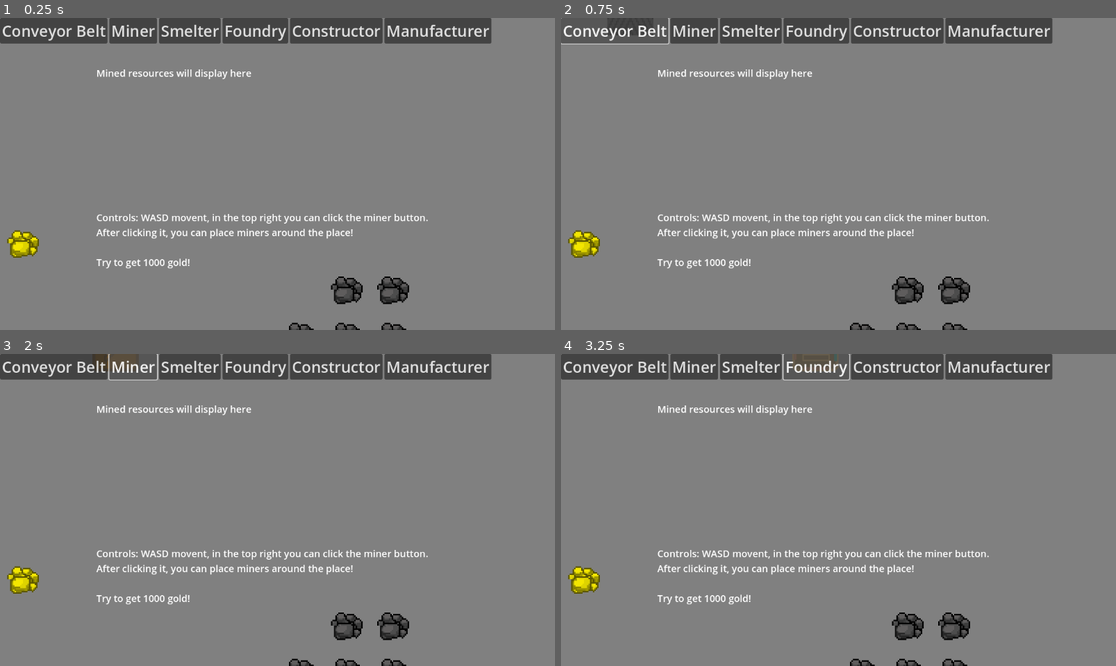
Above: before the commit, frames 1-4 (two rows, left to right).
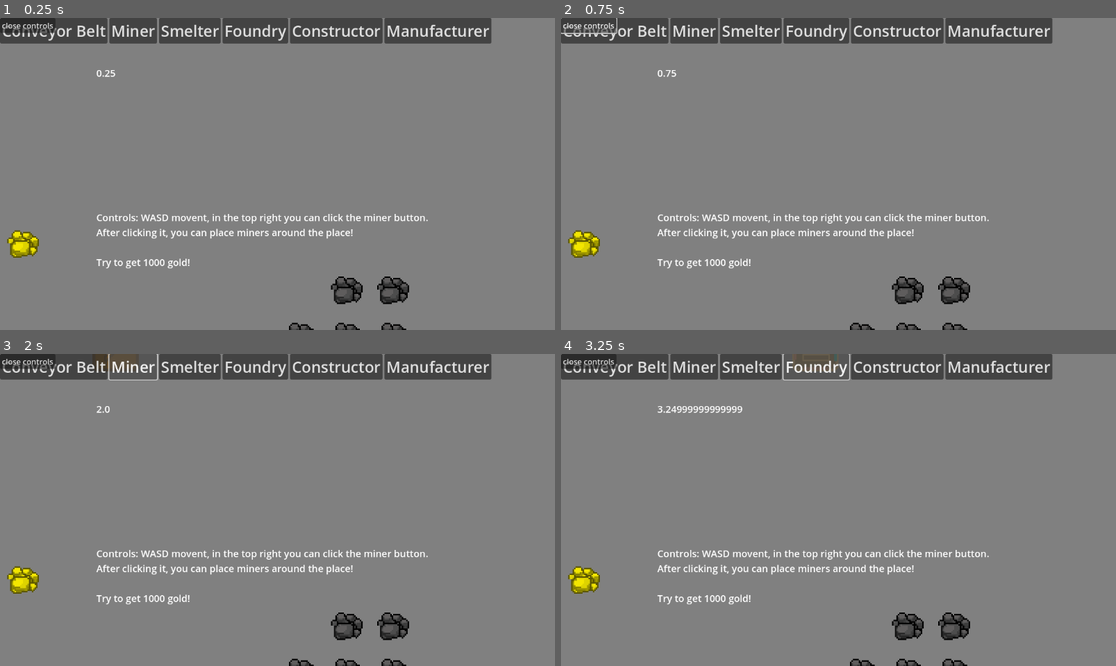
Above: after the commit, the same moments.

Repository: Echowispp/factory-game
Game: Godot game, scene res://main.tscn
The game is run twice, just before and just after one commit, with the same random seed, the same clock (stepped at 60 frames per second) and the same inputs.
Inputs:
- Up to frame 1 (0.25 s): no input
- Up to frame 2 (0.75 s): click "Conveyor Belt" at 0.5 s
- Up to frame 3 (2 s): click "Miner" at 1.25 s
- Up to frame 4 (3.25 s): click "Smelter" at 2 s; click "Foundry" at 2.75 s

The runs differ from the first frame. In frame 1, 0.7% of the frame differs, in the area x 0-46%, y 0-20%; in frame 2, 0.8%; in frame 3, 0.7%; in frame 4, 0.8%.

Commit message:
fixed inputs
also includes more sprites

Diff:
--- a/factory.gd
+++ b/factory.gd
@@ -25,27 +25,6 @@
 
 func _ready():
 	z_index = Z_INDEX
-	sprite = Sprite2D.new()
-	sprite.centered = true
-	add_child(sprite)
-
-	_load_sprite()
-	_setup_progress_bar()
-	_initialize_buffers()
-
-func _load_sprite():
-	if type == "":
-		push_warning("Factory type not set, ERROR loading texture!")
-		sprite.texture = PlaceholderTexture2D.new()
-		return
-
-	var sprite_path = "res://sprites/factories/%s.png" % type
-
-	if ResourceLoader.exists(sprite_path):
-		sprite.texture = load(sprite_path)
-	else:
-		push_warning("Sprite not found: %s" % sprite_path)
-		sprite.texture = PlaceholderTexture2D.new()
 
 func _setup_progress_bar():
 	progress_bar = ProgressBar.new()
@@ -94,51 +73,52 @@
 	var inputs = []
 	var direction = ROTATIONS[rotation_index]
 
+
 	match input_count:
 		0:
 			return []
 		1:
 			match direction:
 				"right":
-					inputs.append(pos + Vector2i(-1, 0))
+					inputs.append(pos + Vector2i(-1, 0))  # left (opposite)
 				"down":
-					inputs.append(pos + Vector2i(0, -1))
+					inputs.append(pos + Vector2i(0, -1))  # up (opposite)
 				"left":
-					inputs.append(pos + Vector2i(1, 0))
+					inputs.append(pos + Vector2i(1, 0))   # right (opposite)
 				"up":
-					inputs.append(pos + Vector2i(0, 1))
+					inputs.append(pos + Vector2i(0, 1))   # down (opposite)
 		2:
 			match direction:
 				"right":
-					inputs.append(pos + Vector2i(0, -1))
-					inputs.append(pos + Vector2i(0, 1))
+					inputs.append(pos + Vector2i(-1, 0))  # left (opposite)
+					inputs.append(pos + Vector2i(0, -1))  # up (90° CCW from right)
 				"down":
-					inputs.append(pos + Vector2i(-1, 0))
-					inputs.append(pos + Vector2i(1, 0))
+					inputs.append(pos + Vector2i(0, -1))  # up (opposite)
+					inputs.append(pos + Vector2i(-1, 0))  # left (90° CCW from down)
 				"left":
-					inputs.append(pos + Vector2i(0, -1))
-					inputs.append(pos + Vector2i(0, 1))
+					inputs.append(pos + Vector2i(1, 0))   # right (opposite)
+					inputs.append(pos + Vector2i(0, 1))   # down (90° CCW from left)
 				"up":
-					inputs.append(pos + Vector2i(-1, 0))
-					inputs.append(pos + Vector2i(1, 0))
+					inputs.append(pos + Vector2i(0, 1))   # down (opposite)
+					inputs.append(pos + Vector2i(1, 0))   # right (90° CCW from up)
 		3:
 			match direction:
 				"right":
-					inputs.append(pos + Vector2i(-1, 0))
-					inputs.append(pos + Vector2i(0, -1))
-					inputs.append(pos + Vector2i(0, 1))
+					inputs.append(pos + Vector2i(-1, 0))  # left (opposite)
+					inputs.append(pos + Vector2i(0, -1))  # up
+					inputs.append(pos + Vector2i(0, 1))   # down
 				"down":
-					inputs.append(pos + Vector2i(-1, 0))
-					inputs.append(pos + Vector2i(0, -1))
-					inputs.append(pos + Vector2i(1, 0))
+					inputs.append(pos + Vector2i(0, -1))  # up (opposite)
+					inputs.append(pos + Vector2i(-1, 0))  # left
+					inputs.append(pos + Vector2i(1, 0))   # right
 				"left":
-					inputs.append(pos + Vector2i(1, 0))
-					inputs.append(pos + Vector2i(0, -1))
-					inputs.append(pos + Vector2i(0, 1))
+					inputs.append(pos + Vector2i(1, 0))   # right (opposite)
+					inputs.append(pos + Vector2i(0, -1))  # up
+					inputs.append(pos + Vector2i(0, 1))   # down
 				"up":
-					inputs.append(pos + Vector2i(-1, 0))
-					inputs.append(pos + Vector2i(0, 1))
-					inputs.append(pos + Vector2i(1, 0))
+					inputs.append(pos + Vector2i(0, 1))   # down (opposite)
+					inputs.append(pos + Vector2i(-1, 0))  # left
+					inputs.append(pos + Vector2i(1, 0))   # right
 
 	return inputs
 
--- a/main.tscn
+++ b/main.tscn
@@ -16,16 +16,16 @@
 texture = ExtResource("2_1bvp3")
 0:0/size_in_atlas = Vector2i(2, 2)
 0:0/0 = 0
-0:0/0/custom_data_0 = "copper"
+0:0/0/custom_data_0 = "copper_ore"
 2:0/size_in_atlas = Vector2i(2, 2)
 2:0/0 = 0
-2:0/0/custom_data_0 = "iron"
+2:0/0/custom_data_0 = "iron_ore"
 2:2/size_in_atlas = Vector2i(2, 2)
 2:2/0 = 0
-2:2/0/custom_data_0 = "gold"
+2:2/0/custom_data_0 = "gold_ore"
 0:2/size_in_atlas = Vector2i(2, 2)
 0:2/0 = 0
-0:2/0/custom_data_0 = "coal"
+0:2/0/custom_data_0 = "coal_ore"
 0:4/size_in_atlas = Vector2i(2, 2)
 0:4/0 = 0
 0:4/0/custom_data_0 = "stone"
@@ -243,3 +243,9 @@
 After clicking it, you can place miners around the place!
 
 Try to get 1000 gold!"
+
+[node name="Button" type="Button" parent="CanvasLayer/PanelContainer"]
+layout_mode = 0
+offset_right = 8.0
+offset_bottom = 8.0
+text = "close controls"
--- a/sim_manager.gd
+++ b/sim_manager.gd
@@ -33,8 +33,10 @@
 var ghost_rotation: int = 0
 var ghost_cell: Vector2i = Vector2i(-1, -1)
 
-var tickrate: float = 1.0;
+var tickrate: float = 8.0;
 var tick_timer = 0.0;
+
+var debug_timer: float = 0.0
 
 signal factory_started
 signal token_consumed
@@ -53,9 +55,12 @@
 	_update_label()
 
 func _update_label():
-	menu_label.text = str(get_global_mouse_position() / 32)
+	menu_label.text = str(debug_timer)
 
 func _process(delta: float):
+
+	debug_timer += delta
+	_update_label()
 
 	if Input.is_action_just_pressed("toggle_pause"):
 		if not paused:
@@ -94,8 +99,6 @@
 		if mouse_cell != ghost_cell:
 			_draw_ghost_tile(mouse_cell)
 
-
-
 func _draw_ghost_tile(cell: Vector2i):
 	ghost_grid.clear()
 
@@ -133,7 +136,6 @@
 				if building_type != "":
 					building_tiles[building_type] = [source_id, atlas_coords, 0]
 
-
 func _update_ghost_tile():
 	is_building_ghost = true
 	ghost_grid.clear()
@@ -152,9 +154,15 @@
 	ghost_grid.modulate = Color(1, 1, 1, 0.5) if can_place else Color(1, 0.3, 0.3, 0.5)
 
 func _sim_tick():
+	print(
+
+	)
+	print("New Tick!")
 	_move_tokens();
 	_process_factories();
 	_do_outputs();
+	_move_tokens();
+
 
 func _register_token(token: Token):
 	all_tokens.append(token);
@@ -172,29 +180,43 @@
 	for i in range(all_tokens.size() - 1, -1, -1):
 		var token = all_tokens[i];
 
+		print("Token: ", token.item)
 
 		if token.target == Vector2i(-1, -1):
 			continue;
 
+
 		if _is_tile_empty(token.target):
 			token.grid_pos = token.target;
-			print(
-
-			)
-			print(token, token.grid_pos)
 			token.target = _get_next_target(token.grid_pos);
 
 			var tween = create_tween()
+
 			tween.tween_property(token, "global_position", grid.map_to_local(token.grid_pos), tickrate)
 			tween.set_ease(Tween.EASE_IN_OUT)
 			tween.set_trans(Tween.TRANS_LINEAR)
 
 		elif _is_factory_input(token.target):
+
+			print("Token ", token.item, " reached factory input at ", token.target)
+
 			var factory = _get_factory_at_input(token.target)
-			if factory and factory.accepts_item(token.item) and factory.input_buffer.size() < factory.max_buffer_size:
-				factory.input_buffer[token.item].append(token);
-				_remove_token(token);
-				token.queue_free();
+
+			if factory and factory.accepts_item(token.item) and factory.has_space_for_item(token.item):
+
+				print("  CONSUMING TOKEN!")
+
+				token.grid_pos = token.target
+				token.global_position = grid.map_to_local(token.grid_pos)
+
+				if not factory.input_buffer.has(token.item):
+					factory.input_buffer[token.item] = []
+				factory.input_buffer[token.item].append({"item": token.item})
+				print("  Added to buffer, buffer now: ", factory.input_buffer[token.item])
+				_remove_token(token)
+				print("  Removed from all_tokens, count now: ", all_tokens.size())
+				token.queue_free()
+				print("  Token queued for deletion")
 				token_consumed.emit(token, factory)
 
 func _process_factories():
@@ -241,14 +263,17 @@
 	for token in all_tokens:
 		if token.grid_pos == pos:
 			return false;
+	if _is_factory_input(pos):
+		return false;
 	return true;
 
 func _is_factory_input(pos: Vector2i) -> bool:
 	for factory in all_factories:
-		for input_pos in factory.get_inputs():
-			if input_pos == pos and not factory.input_buffer.size() > factory.max_buffer_size:
-				return true;
-	return false;
+		var factory_inputs = factory.get_inputs()
+		for input_pos in factory_inputs:
+			if input_pos == pos:
+				return true
+	return false
 
 func _get_factory_at_input(pos: Vector2i) -> Factory:
 	for factory in all_factories:
@@ -259,21 +284,12 @@
 
 func _get_next_target(pos: Vector2i) -> Vector2i:
 	if not grid:
-		print("target (-1, -1), grid not found!")
 		return Vector2i(-1, -1);
 	var tile_data = building_grid.get_cell_tile_data(pos);
 	if not tile_data:
-		print("target (-1, -1), tile custom data not found at ", pos, "!")
 		return Vector2i(-1, -1);
 
-	var build_source_id = building_grid.get_cell_source_id(pos)
-	var build_atlas_coords = building_grid.get_cell_atlas_coords(pos)
-	var build_alt_tile = building_grid.get_cell_alternative_tile(pos)
-	print("Tile at ", pos, " - build Source: ", build_source_id, " build Atlas: ", build_atlas_coords, " build Alt: ", build_alt_tile)
-
 	var direction = tile_data.get_custom_data("direction");
-
-	print('Direction found: "', direction, '"', 'type: "', typeof(direction), '"')
 
 	match direction:
 		"right":
@@ -285,7 +301,6 @@
 		"down":
 			return pos + Vector2i(0, 1);
 		_:
-			print("target (-1, -1), cardinal direction data not found!")
 			return Vector2i(-1, -1);
 
 func _can_start_recipe(factory: Factory) -> bool:
@@ -344,7 +359,6 @@
 	if info == null:
 		push_error("Unknown building: %s" % building_type)
 		return
-
 	building_grid.set_cell(cell, info[0], info[1], rotation_index)
 	if not building_type == "conveyor_belt":
 		_register_building_at(cell, building_type, rotation_index)
@@ -400,6 +414,8 @@
 	building.global_position = grid.map_to_local(cell)
 
 	add_child(building)
+
+	building._update_io_positions()
 
 	_register_factory(building)
 
--- a/smelter.gd
+++ b/smelter.gd
@@ -5,12 +5,14 @@
 
 func _init():
 	type = "smelter";
-	input_count = 0;
+	input_count = 2;
+	print("Smelter at ", pos, " has inputs: ", get_inputs())
+
 	rotation_index = 0;
 	recipe_cont = {"iron_ingot":{
 		"inputs":{
 			"iron_ore": 2,
-			"coal": 1,
+			"coal_ore": 1,
 		},
 		"outputs": {
 			"iron_ingot": 2,
@@ -36,6 +38,7 @@
 
 func _ready() -> void:
 	super._ready();
+	input_count = 2;
 
 func set_active_recipe(recipe: String):
 	if not recipe_cont.has(recipe):
--- a/token.gd
+++ b/token.gd
@@ -37,11 +37,11 @@
 
 func _get_item_color() -> Color:
 	match item:
-		"iron":
+		"iron_ore":
 			return Color("#964");
-		"coal":
+		"coal_ore":
 			return Color("#222");
-		"copper":
+		"copper_ore":
 			return Color("#c83");
 		"iron_ingot":
 			return Color("#bbb");
Binary file added: images/stars-1.png.png
Not shown, added: images/stars-1.png.png.import
Not shown, changed: .DS_Store
Not shown, changed: .gitignore
Not shown, changed: README.md
